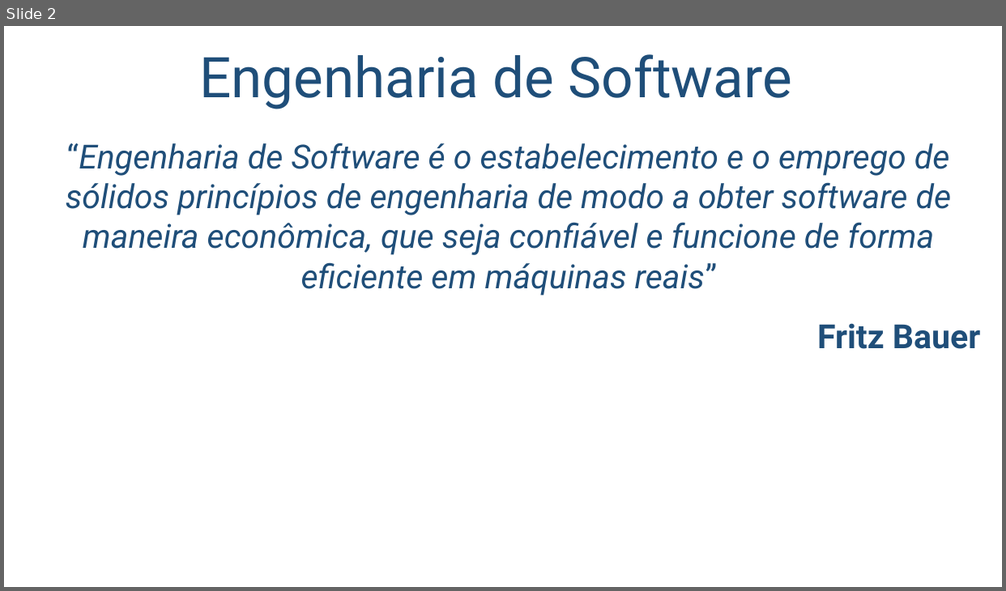
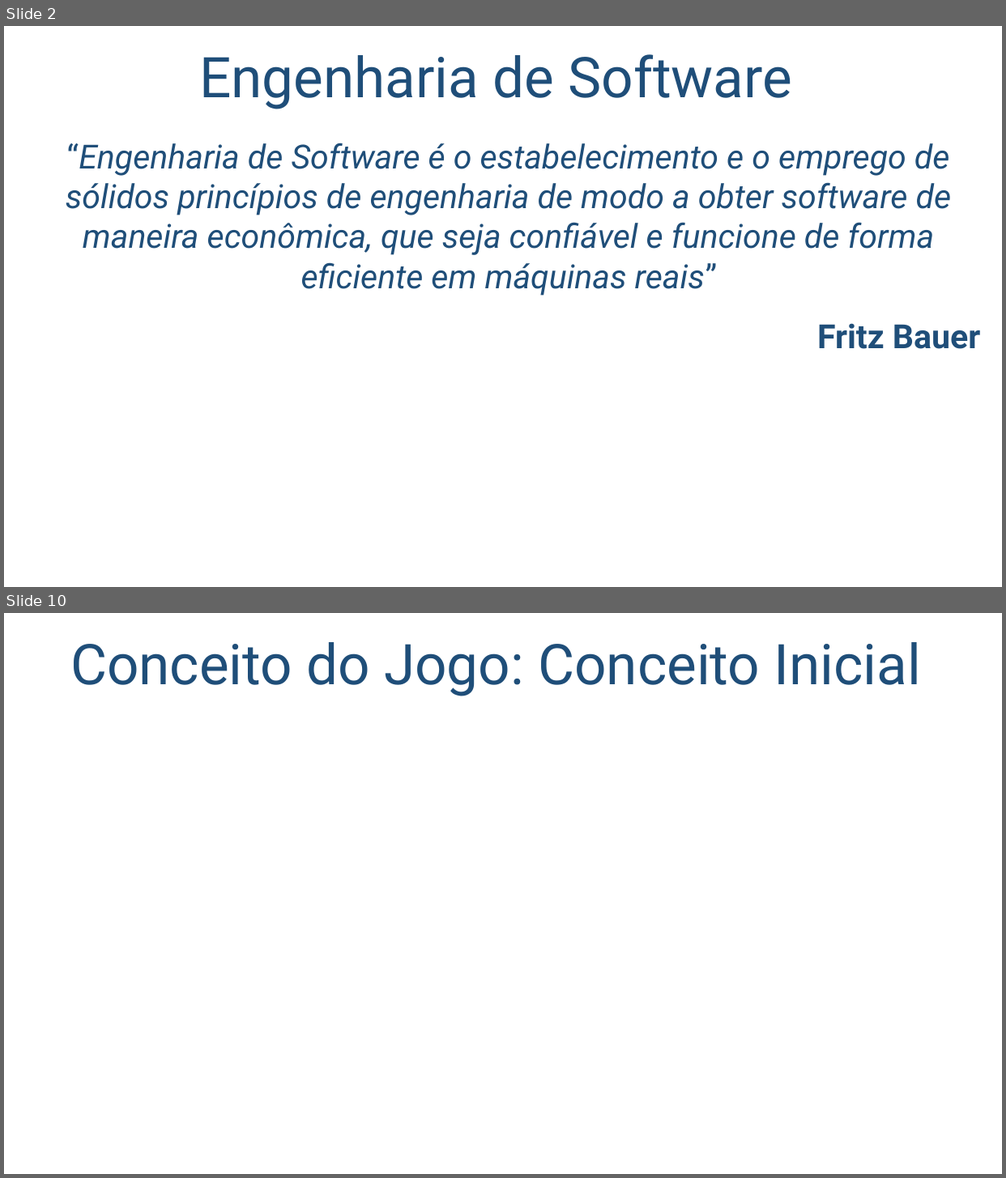
Before and after one commit to salmo-jr/public-slides, a slide deck: engenharia-de-software.pptx. Shown one above the other, each under a label of ours: slide 2 before the commit, slides 2 and 10 after it; the slides between them are not shown. The pictures are 1006x591 and 1006x1178 pixels, drawn with LibreOffice and Linux fonts; fonts in the diff are those of the drawing; background and template pictures are left out. Boxes give left, top, right and bottom in pixels: in the first picture for what was removed or moved away, otherwise in the second. Text is boxed around its words. In the diff, an @@ line names an element or a change of style, - is before the commit and + after.

```diff
--- a/engenharia-de-software.pptx
+++ b/engenharia-de-software.pptx
@@ slide 10 added at (4,613,1002,1174), background picture (left out) @@
@@ title added at (70,642,921,696), 54 pt, text #1F4E79 @@
+Conceito do Jogo: Conceito Inicial
```
Also in this commit, not shown: 23 other slides added, 1 slide removed.
